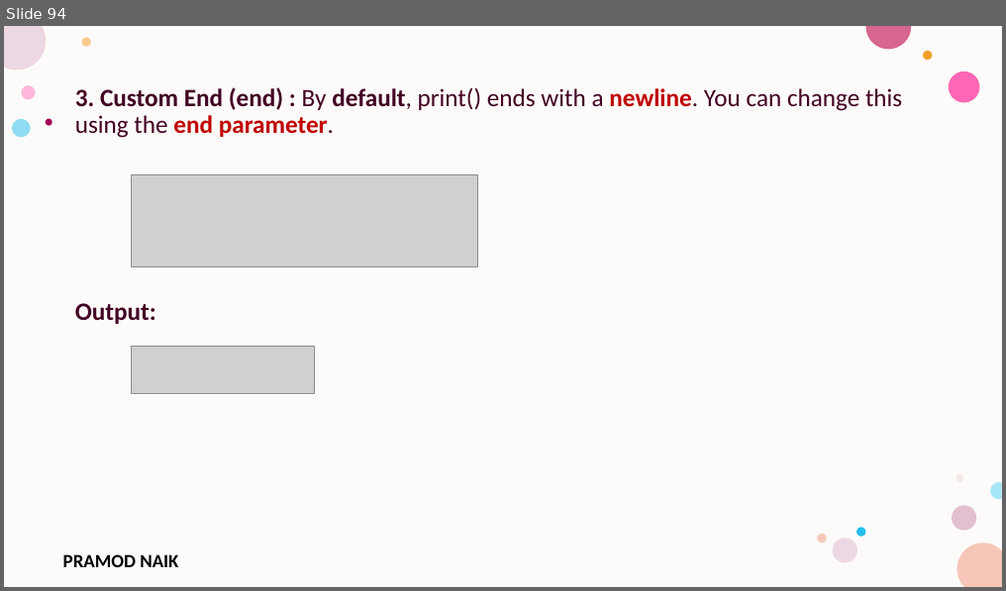
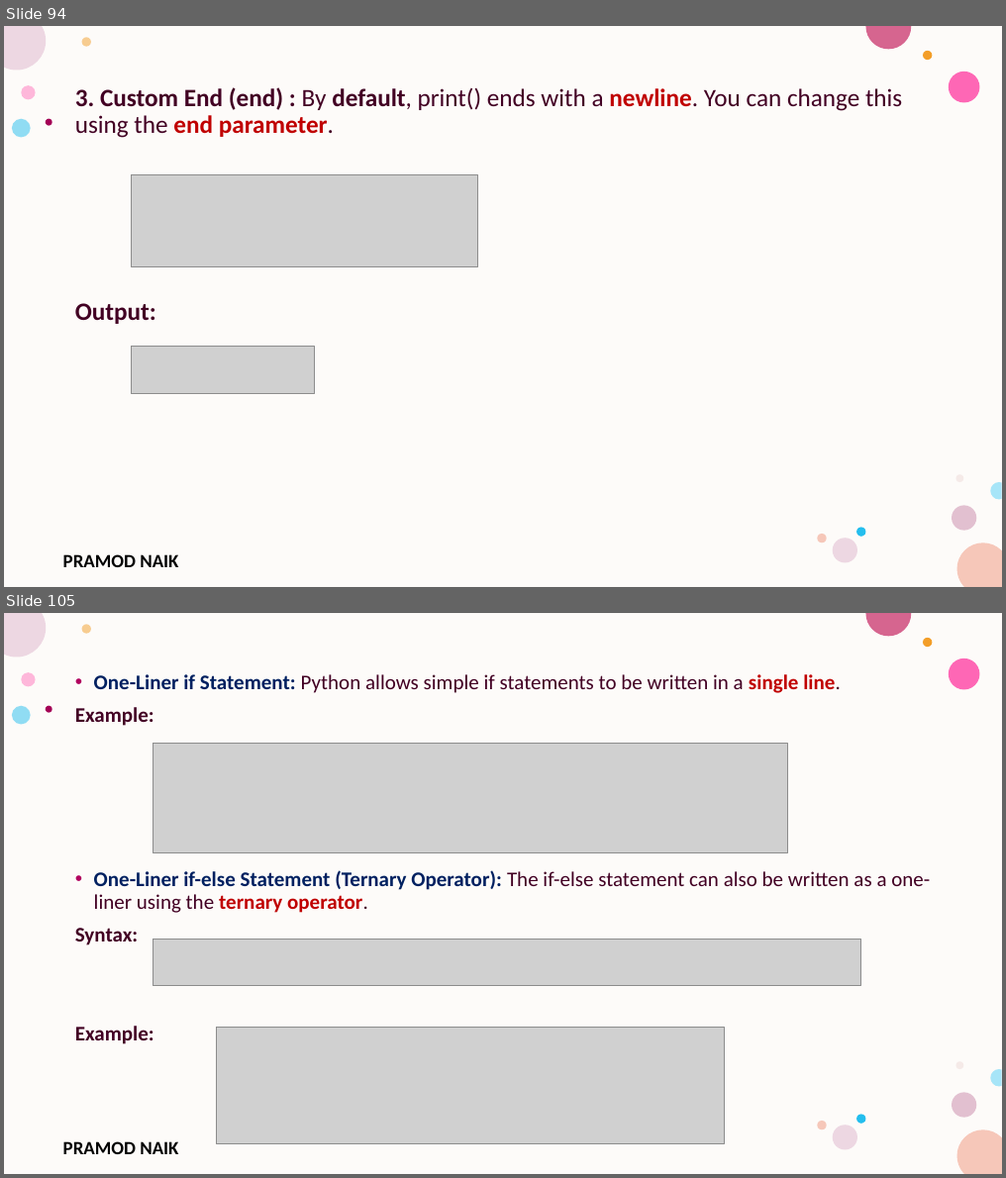
Before and after one commit to PRAMOD-VISHNU-NAIK/MCA-4th-Sem-Python-Shridevi-College, a slide deck: Theory Class-Notes/Module-1 Python Basic Concepts and Programming.pptx. Shown one above the other, each under a label of ours: slide 94 before the commit, slides 94 and 105 after it; the slides between them are not shown. The pictures are 1006x591 and 1006x1178 pixels, drawn with LibreOffice and Linux fonts; fonts in the diff are those of the drawing; grey boxes stand for pictures; background and template pictures are left out. Boxes give left, top, right and bottom in pixels: in the first picture for what was removed or moved away, otherwise in the second. Text is boxed around its words. In the diff, an @@ line names an element or a change of style, - is before the commit and + after.

```diff
--- a/Theory Class-Notes/Module-1 Python Basic Concepts and Programming.pptx
+++ b/Theory Class-Notes/Module-1 Python Basic Concepts and Programming.pptx
@@ slide 105 added at [4, 613, 1002, 1174], background #FFFFFF; not listed: 17 template elements that a slide beside it also shows @@
@@ text added at [75, 674, 930, 1045], 20 pt, text #420023, bold @@
+• One-Liner if Statement: Python allows simple if statements to be written in a single line.
+Example:
+• One-Liner if-else Statement (Ternary Operator): The if-else statement can also be written as a one-liner using the ternary operator.
+Syntax:
+Example:
@@ picture added at [152, 744, 788, 854] @@
@@ picture added at [152, 939, 861, 986] @@
@@ picture added at [216, 1028, 724, 1145] @@
```
Also in this commit, not shown: 1 slide changed, 42 other slides added, 1 slide removed.
